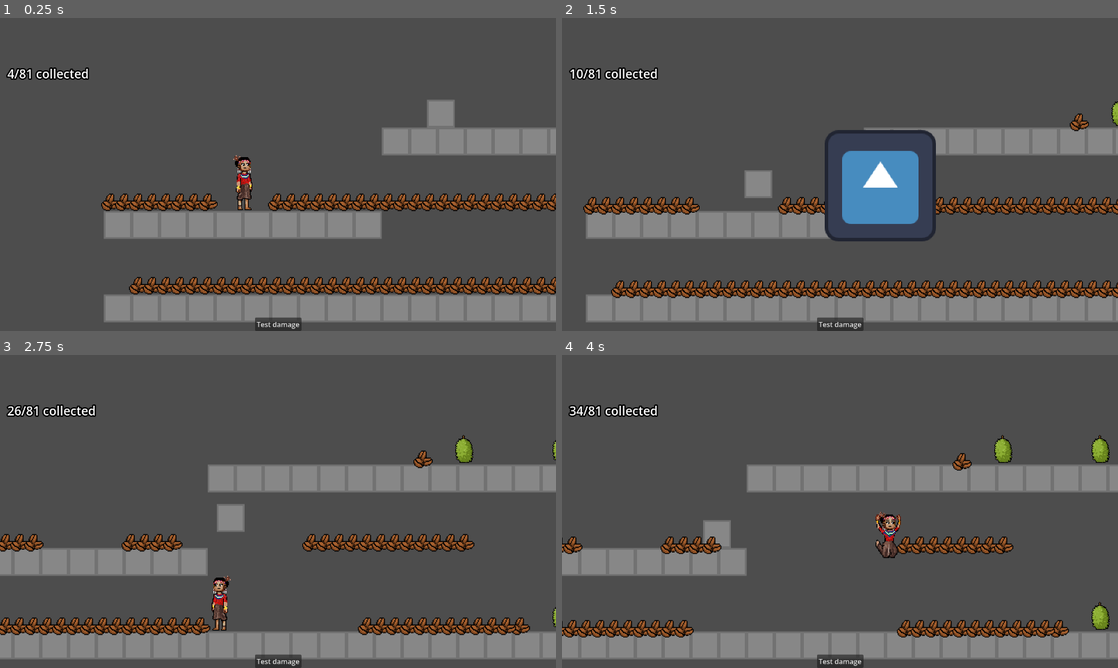
Above: before the commit, frames 1-4 (two rows, left to right).
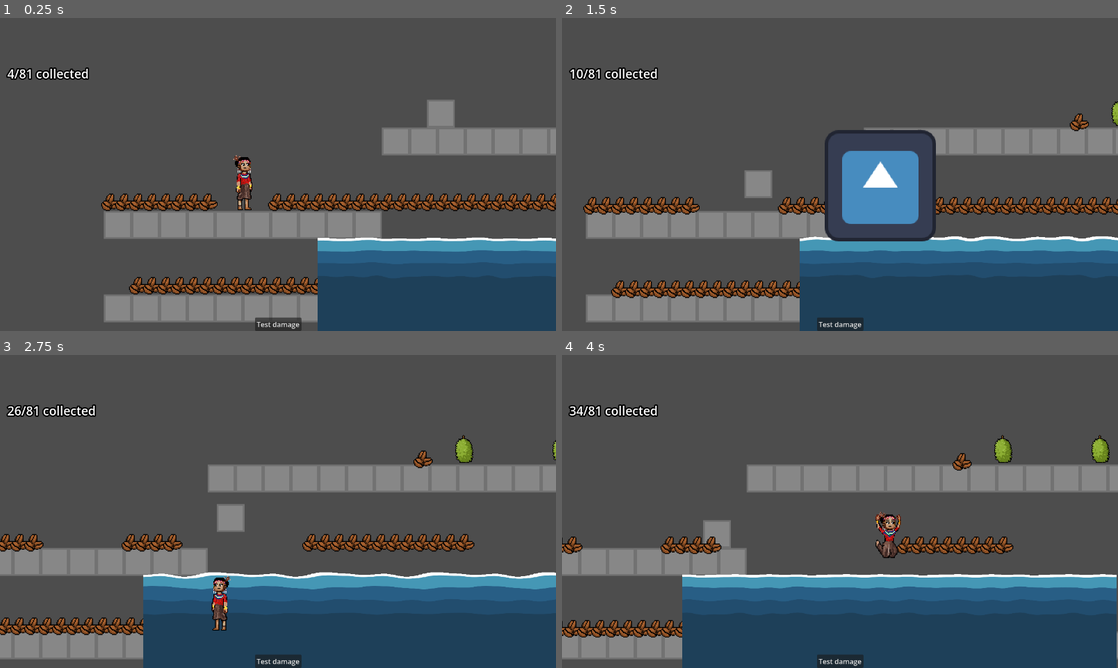
Above: after the commit, the same moments.

Repository: JumbledOne/RPHGameProject
Game: Godot game, scene res://scenes/game_scene/game_scene.tscn
The game is run twice, just before and just after one commit, with the same random seed, the same clock (stepped at 60 frames per second) and the same inputs. The engine's default icon, where the game draws it, is replaced by a stand-in: a white triangle on a blue panel in a dark square.
Inputs:
- Up to frame 1 (0.25 s): no input
- Up to frame 2 (1.5 s): tap Enter at 0.5 s; hold I (ability) 0.53-1.28 s; hold D (right) from 0.53 s (still down); tap Space (jump) at 0.77 s; tap E (attack) at 1.35 s
- Up to frame 3 (2.75 s): tap Space (jump) at 1.52 s; release D (right) at 2.03 s; hold A (left) from 2.03 s (still down); hold I (ability) from 2.03 s (still down)
- Up to frame 4 (4 s): release A (left) at 2.78 s; release I (ability) at 2.78 s; hold D (right) from 2.78 s (still down); tap E (attack) at 2.85 s; tap Space (jump) at 3.02, 3.77 s; hold I (ability) from 3.53 s (still down)

The runs differ from the first frame. In frame 1, 13% of the frame differs, in the area x 57-100%, y 70-100%; in frame 2, 17%; in frame 3, 22%; in frame 4, 23%, in the area x 21-100%, y 70-100%.

Commit message:
Improved water shader to be pixelated

Diff:
--- a/src/scenes/game_scene/game_scene.tscn
+++ b/src/scenes/game_scene/game_scene.tscn
@@ -9,6 +9,7 @@
 [ext_resource type="PackedScene" uid="uid://bmnx81gdn0jd6" path="res://scenes/game_scene/durian.tscn" id="7_j6s53"]
 [ext_resource type="PackedScene" uid="uid://b7cwtkfr5atuj" path="res://scenes/game_scene/collectible.tscn" id="7_wmtvo"]
 [ext_resource type="PackedScene" uid="uid://b2t6itv4f21fr" path="res://scenes/game_scene/honey_jar.tscn" id="9_j6s53"]
+[ext_resource type="PackedScene" uid="uid://clvr5icyyjm0y" path="res://scripts/water/water.tscn" id="10_dgii4"]
 
 [sub_resource type="GDScript" id="GDScript_8p81m"]
 resource_name = "level_script"
@@ -148,3 +149,9 @@
 [node name="breakables" type="TileMapLayer" parent="." unique_id=1974505166]
 tile_map_data = PackedByteArray("AAAuAAMAAAAAAAAAAQAyAAMAAAAAAAAAAQA3AAMAAAAAAAAAAQA=")
 tile_set = SubResource("TileSet_s16br")
+
+[node name="Water" parent="." unique_id=662158307 instance=ExtResource("10_dgii4")]
+offset_left = 214.0
+offset_top = -85.0
+offset_right = 714.0
+offset_bottom = 115.0
--- a/src/scripts/water/water.gdshader
+++ b/src/scripts/water/water.gdshader
@@ -1,6 +1,6 @@
 shader_type canvas_item;
 
-uniform sampler3D noise_tex : repeat_enable;
+uniform sampler3D noise_tex : repeat_enable, filter_nearest;
 uniform float noise_scale = 16.0;
 uniform vec3 noise_movement;
 
@@ -23,5 +23,6 @@
 	// Color Ramp
 	vec4 final_col = texture(color_ramp, vec2(mix(col, noise_col, 0.1).r, 0.0));
 	//
+	final_col.a = step(0.5, final_col.a);
 	COLOR = final_col;
 }
--- a/src/scripts/water/water.tscn
+++ b/src/scripts/water/water.tscn
@@ -3,9 +3,9 @@
 [ext_resource type="Shader" uid="uid://wetwovcohodc" path="res://scripts/water/water.gdshader" id="1_mvu7e"]
 
 [sub_resource type="Gradient" id="Gradient_mvu7e"]
-interpolation_mode = 2
-offsets = PackedFloat32Array(0.10465116, 0.12790698, 0.15891473, 0.32945737, 1)
-colors = PackedColorArray(1, 1, 1, 0, 1, 1, 1, 1, 0.26979998, 0.59261334, 0.71, 1, 0.156, 0.3683334, 0.52, 1, 0.110199995, 0.21508336, 0.29, 1)
+interpolation_mode = 1
+offsets = PackedFloat32Array(0.1124031, 0.12790698, 0.15891473, 0.32945737, 0.5697674, 0.8023256, 1)
+colors = PackedColorArray(1, 1, 1, 0, 1, 1, 1, 1, 0.26979998, 0.59261334, 0.71, 1, 0.156, 0.3683334, 0.52, 1, 0.13268274, 0.30185717, 0.4310461, 1, 0.11897318, 0.2502859, 0.34830958, 1, 0.110199995, 0.21508336, 0.29, 1)
 
 [sub_resource type="GradientTexture1D" id="GradientTexture1D_jvkqr"]
 gradient = SubResource("Gradient_mvu7e")
@@ -15,6 +15,9 @@
 fractal_octaves = 1
 
 [sub_resource type="NoiseTexture3D" id="NoiseTexture3D_mvu7e"]
+width = 128
+height = 128
+depth = 128
 noise = SubResource("FastNoiseLite_vg6w8")
 seamless = true
 seamless_blend_skirt = 1.0
@@ -22,8 +25,8 @@
 [sub_resource type="ShaderMaterial" id="ShaderMaterial_mvu7e"]
 shader = ExtResource("1_mvu7e")
 shader_parameter/noise_tex = SubResource("NoiseTexture3D_mvu7e")
-shader_parameter/noise_scale = 64.0
-shader_parameter/noise_movement = Vector3(1, 0, 2)
+shader_parameter/noise_scale = 128.0
+shader_parameter/noise_movement = Vector3(0.2, 0, 0.2)
 shader_parameter/color_ramp = SubResource("GradientTexture1D_jvkqr")
 
 [node name="Water" type="ColorRect" unique_id=662158307]
